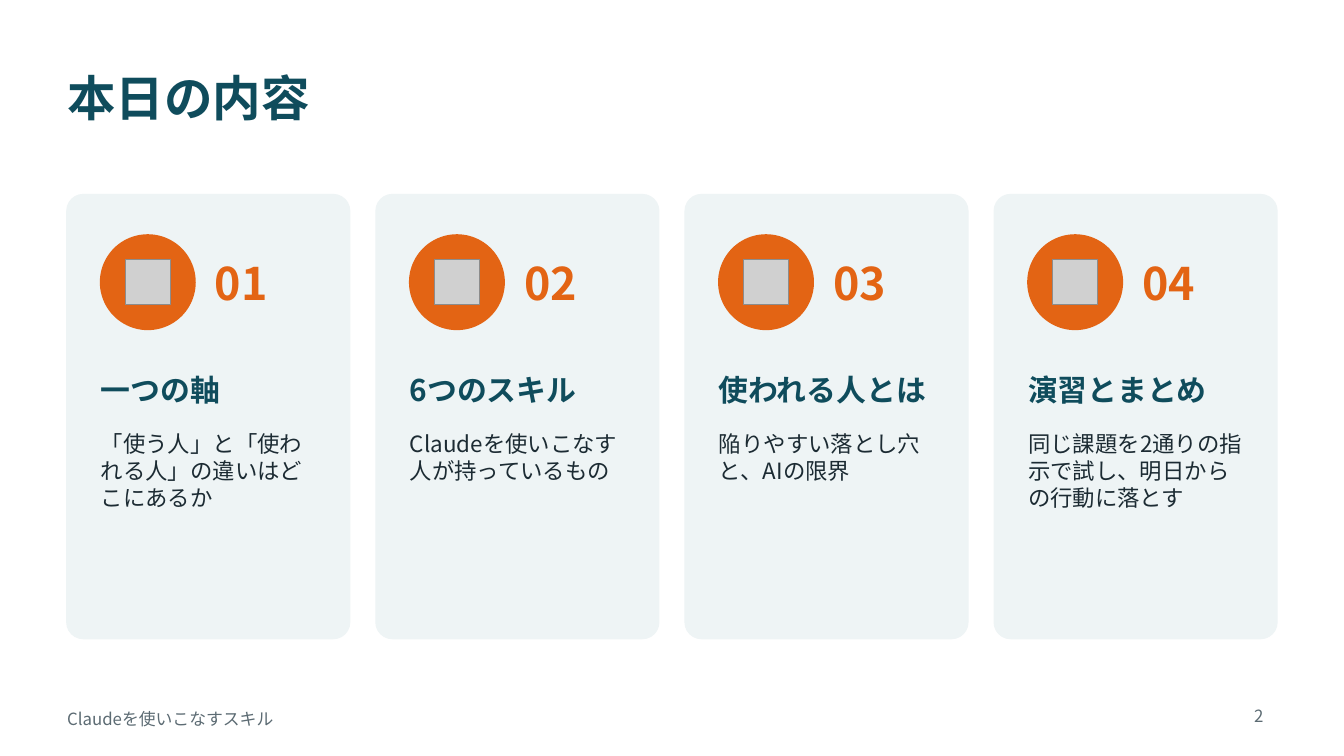
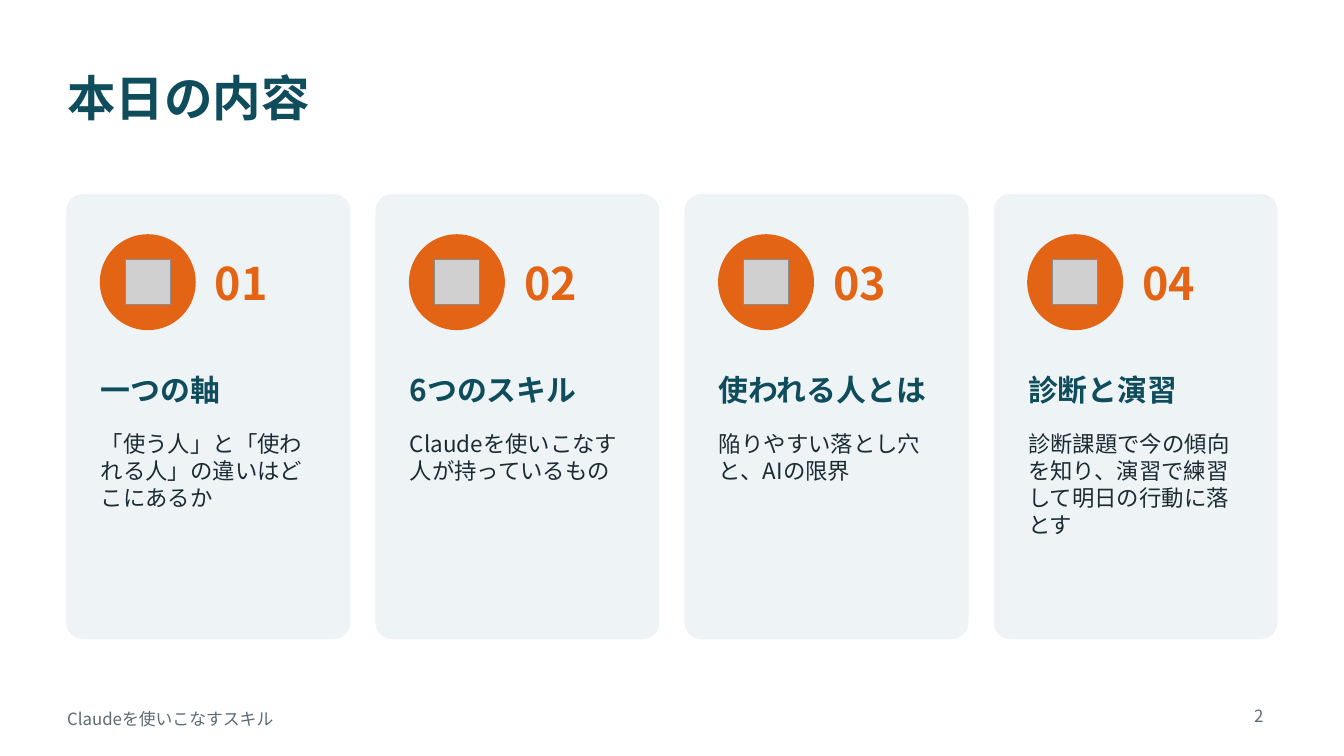
Before and after one commit to moto-k77/hello-world, a slide deck: slide 2 of claude-skills-lecture.pptx. Drawn at 1344x756 pixels with LibreOffice and Linux fonts; fonts in the diff are those of the drawing; grey boxes stand for pictures. Boxes give left, top, right and bottom in pixels: in the first picture for what was removed or moved away, otherwise in the second. Text is boxed around its words. In the diff, an @@ line names an element or a change of style, - is before the commit and + after.

```diff
--- a/claude-skills-lecture.pptx
+++ b/claude-skills-lecture.pptx
@@ text at [1028,375,1177,404]: text changed @@
-演習とまとめ
+診断と演習
@@ text at [1028,433,1229,534]: text changed @@
-同じ課題を2通りの指示で試し、明日からの行動に落とす
+診断課題で今の傾向を知り、演習で練習して明日の行動に落とす
```
Also in this commit, not shown: 1 other slide changed, 2 slides added, 2 other files.
